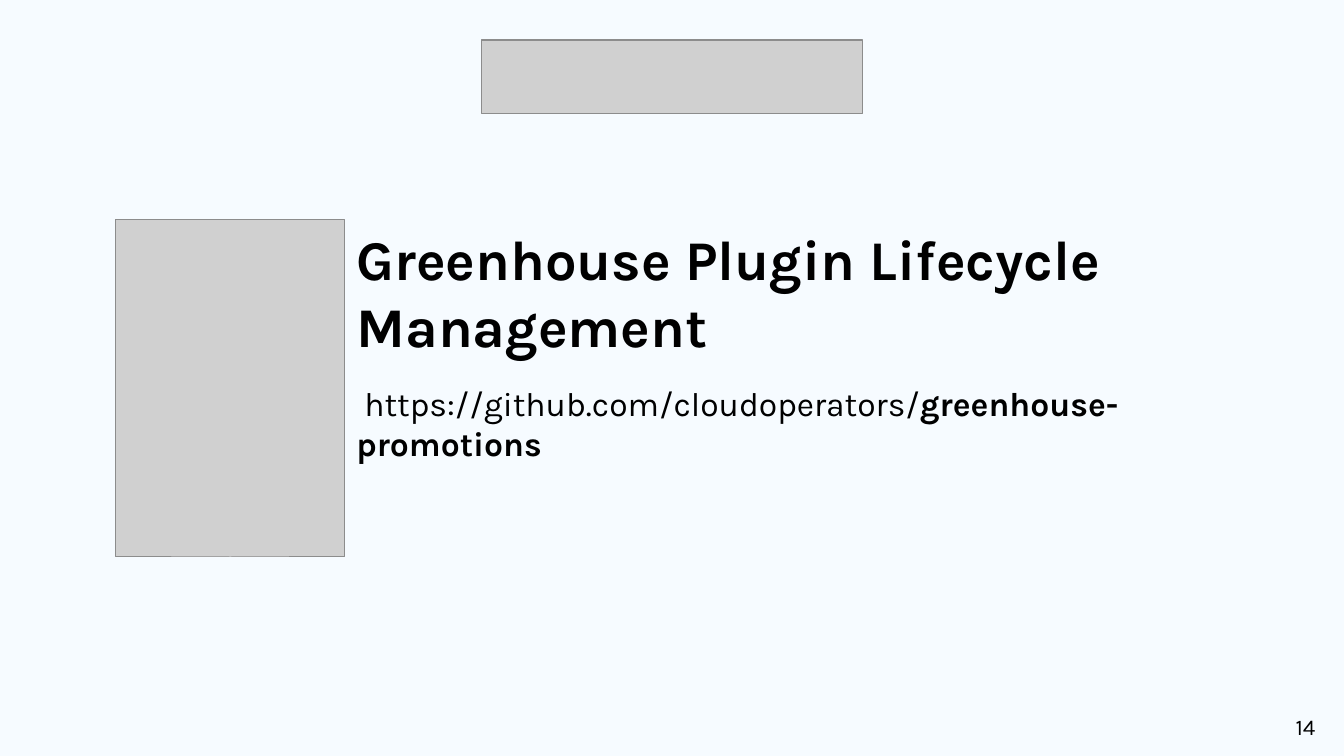
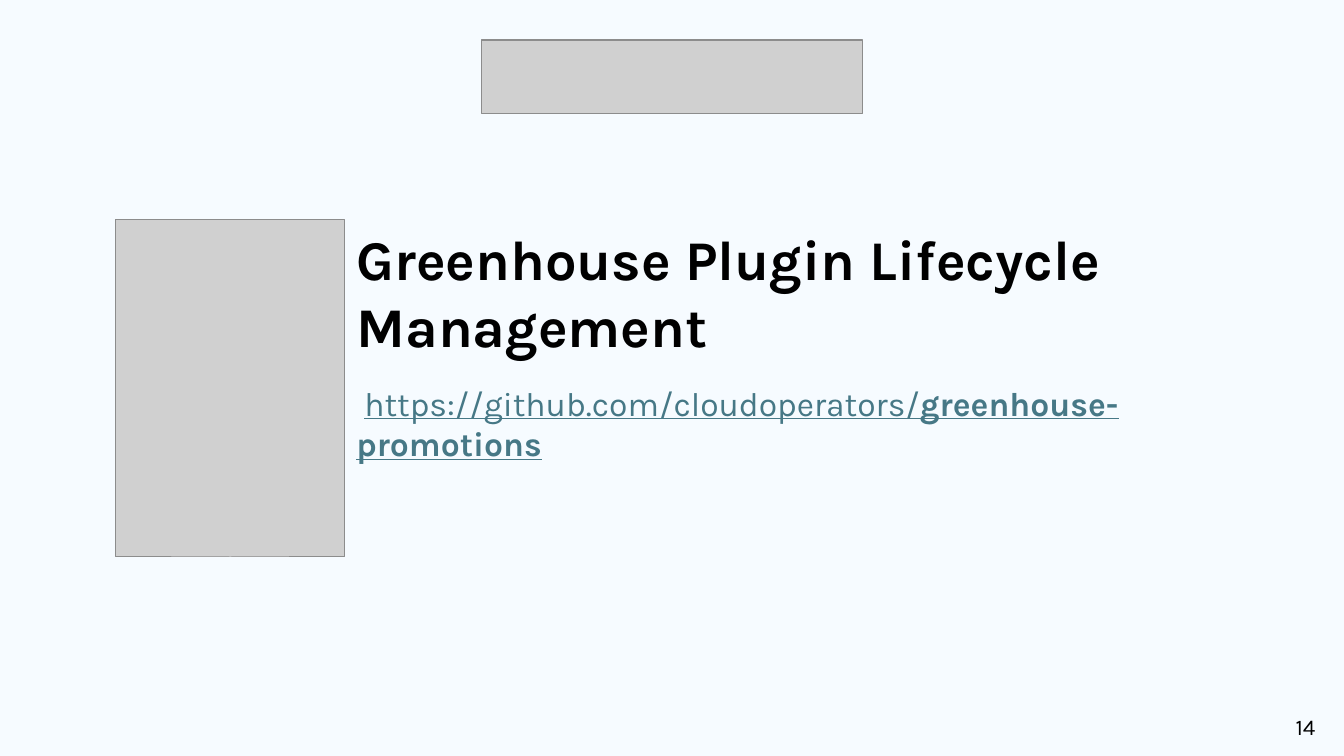
Before and after one commit to cloudoperators/greenhouse-promotions, a slide deck: slide 14 of presentation/presentation-v1.pptx. Drawn at 1344x756 pixels with LibreOffice and Linux fonts; fonts in the diff are those of the drawing; grey boxes stand for pictures; background and template pictures are left out. Boxes give left, top, right and bottom in pixels: in the first picture for what was removed or moved away, otherwise in the second. Text is boxed around its words. In the diff, an @@ line names an element or a change of style, - is before the commit and + after.

```diff
--- a/presentation/presentation-v1.pptx
+++ b/presentation/presentation-v1.pptx
@@ text "https://github.com/cloudoperators/greenhouse-promotions" at bbox=[356, 391, 1118, 464]: text colour #000000 to #467886, underline on @@
```
Also in this commit, not shown: 3 other slides changed.
